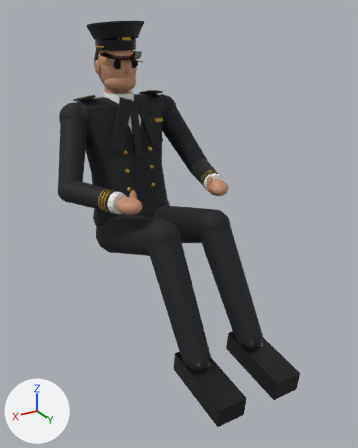
The glTF model public/models/pilot-b737-first-officer.glb, before and after one commit.
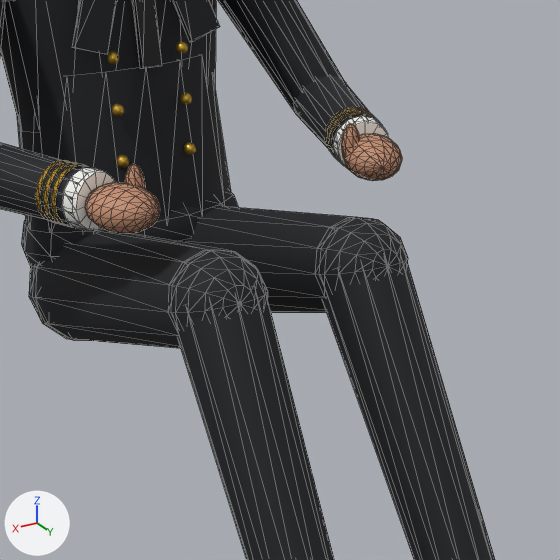
Each version appears first whole from a camera (50 mm lens) standing at (0.865, 1.977, 0.955) and looking at (0.003, 0.541, 0.237), and next in a close-up on the part from 24% to 79% of the width and 29% to 74% of the height. Arrows for +X, +Y and +Z are at lower left; the lights stay in place. The older version's two pictures come first. The close-ups show mesh edges as thin lines. Where no turn or scale is listed for an object, it has been applied to the vertices.

Objects in the first close-up: 'Pilot_Arm_L_Fore_pilot-airline-uniform', 'Pilot_Arm_L_Hand_pilot-airline-shirt', 'Pilot_Arm_L_Hand_pilot-civil-skin', 'Pilot_Arm_L_Upper_pilot-airline-uniform', 'Pilot_Arm_R_Fore_pilot-airline-uniform', 'Pilot_Arm_R_Hand_pilot-civil-skin', 'Pilot_Leg_L_Shin_pilot-airline-trousers', 'Pilot_Leg_L_Thigh_pilot-airline-trousers', 'Pilot_Leg_R_Shin_pilot-airline-trousers', 'Pilot_Leg_R_Thigh_pilot-airline-trousers', 'Pilot_Torso_pilot-airline-trousers', 'Pilot_Torso_pilot-airline-uniform' and 6 more.
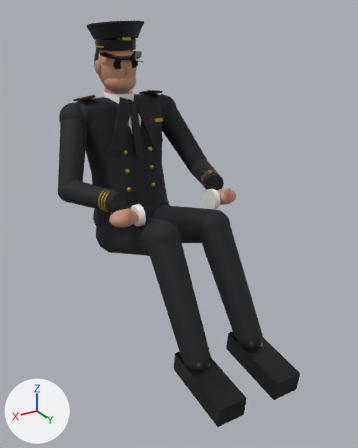
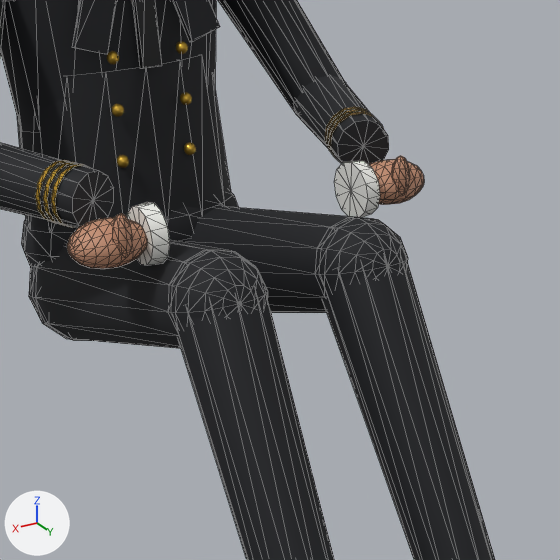
ob_pilot_arm_l_hand is not drawn itself; it is the parent of ob_pilot_arm_l_hand_pilot_civil_skin, ob_pilot_arm_l_hand_pilot_airline_shirt.
ob_pilot_arm_r_hand is not drawn itself; it is the parent of ob_pilot_arm_r_hand_pilot_civil_skin, ob_pilot_arm_r_hand_pilot_airline_shirt.

Changed parts and their boxes [x1, y1, x2, y2] in the close-ups (560 x 560 px):
'Pilot_Arm_R_Hand_pilot-civil-skin', moved, turned
    before: [85, 164, 160, 234]
    after: [67, 214, 147, 269]
'Pilot_Arm_L_Hand_pilot-civil-skin', moved, turned
    before: [341, 123, 403, 181]
    after: [369, 156, 424, 205]
'Pilot_Arm_R_Hand_pilot-airline-shirt', moved, turned
    before: [62, 168, 115, 230]
    after: [127, 202, 170, 265]
'Pilot_Arm_L_Hand_pilot-airline-shirt', moved, turned
    before: [333, 116, 389, 170]
    after: [334, 161, 380, 218]

What changed in the scene script:
```text
Change ob_pilot_arm_l_hand:
    ob_pilot_arm_l_hand.location: (-0.211, 0.305, 0.249) -> (-0.169, 0.36, 0.212)
    ob_pilot_arm_l_hand.rotation_euler: (-1.541, 0.0, -0.351) -> (-1.571, 0.0, 1.571)  # degrees (-88, 0, -20) -> degrees (-90, 0, 90)
Change ob_pilot_arm_r_hand:
    ob_pilot_arm_r_hand.location: (0.202, 0.305, 0.249) -> (0.158, 0.36, 0.212)
    ob_pilot_arm_r_hand.rotation_euler: (-1.538, 0.0, 0.369) -> (-1.571, 0.0, -1.571)  # degrees (-88, 0, 21) -> degrees (-90, 0, -90)
```
